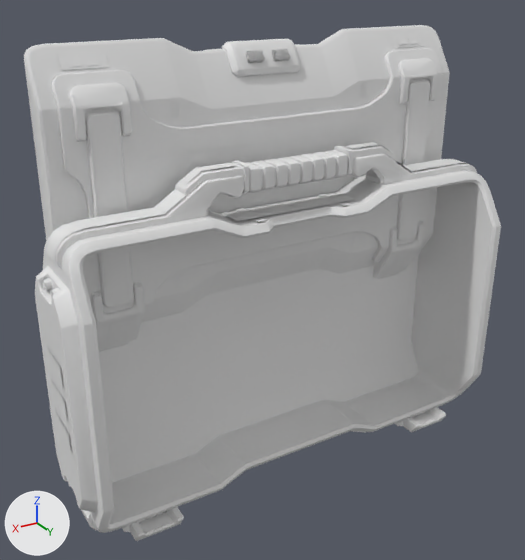
One commit to the Blender file src/addons/no_mans_sky_base_builder/models-high-res/assets/ABAND_CASE.blend: the scene before it, then after it.
Camera for both pictures: a camera (50 mm lens) standing at (0.692, 1.187, 0.65) and looking at (0.048, 0.113, 0.113). The lights are fixed; the arrows at lower left show +X, +Y and +Z. The first picture is the older version. Materials are left out; every surface is plain grey.

Script lines for the objects in view, before the commit:
```python
me_aband_case = bpy.data.meshes.new('ABAND_CASE')
me_aband_case.from_pydata(...)  # 9031 vertices, 3980 faces; spans x -0.455..0.455, y -0.006..0.247, z -0.291..0.544
me_aband_case.polygons.foreach_set('use_smooth', [True] * 3980)
me_aband_case.materials.append(mat_buttonanim_mat)
me_aband_case.materials.append(mat_decal_mat)
me_aband_case.materials.append(mat_warriorlights_mat6)
me_aband_case.materials.append(mat_crate)
me_aband_case.materials.append(mat_crate1)
me_aband_case.materials.append(mat_hqtrimmetal_mat8)
me_aband_case.materials.append(mat_decal1)
me_aband_case.materials.append(mat_pipe1_mat1)
me_aband_case.materials.append(mat_interiorfreightertrim_mat2)
ob_aband_case = bpy.data.objects.new('ABAND_CASE', me_aband_case)
ob_aband_case.location = (0.0, 0.0, 0.0)
```
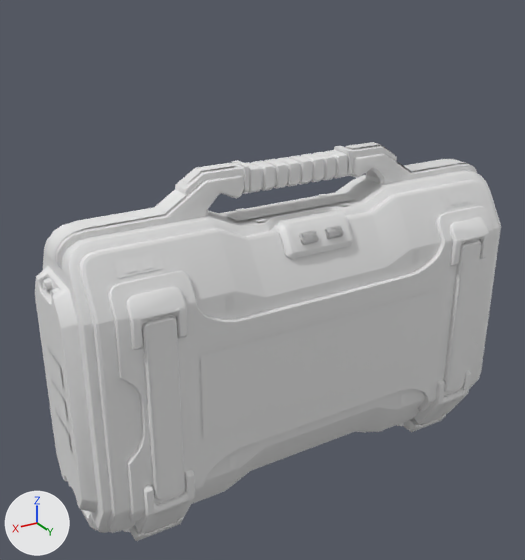
Boxes (x1, y1, x2, y2) around the edits, measured in the pictures (525 x 560 px; the box of a moved part takes in the faces that stretch with it):
'ABAND_CASE', reshaped (23% shorter): before (24, 25, 501, 541); after (35, 142, 501, 541)
part 1 of me_aband_case, moved or reshaped: before (278, 128, 390, 206); after (328, 289, 441, 397)
part 2 of me_aband_case, moved or reshaped: before (397, 238, 417, 246); after (444, 388, 463, 398)
part 3 of me_aband_case, moved or reshaped: before (408, 76, 434, 101); after (459, 236, 485, 259)
part 4 of me_aband_case, moved or reshaped: before (83, 105, 125, 140); after (140, 310, 181, 347)
part 5 of me_aband_case, moved or reshaped: before (429, 80, 432, 99); after (480, 240, 483, 257)
part 6 of me_aband_case, moved or reshaped: before (103, 304, 135, 315); after (155, 491, 186, 506)
part 7 of me_aband_case, moved or reshaped: before (133, 285, 136, 305); after (184, 473, 187, 493)
part 8 of me_aband_case, moved or reshaped: before (134, 282, 142, 288); after (186, 470, 194, 477)
part 9 of me_aband_case, moved or reshaped: before (120, 112, 123, 135); after (176, 316, 179, 337)
part 10 of me_aband_case, deleted: before (24, 25, 450, 351)
part 11 of me_aband_case, built on: before (39, 154, 383, 500); after (79, 180, 500, 534)

The change, as a list of edits to the scene's bpy script:
```text
Change me_aband_case:
    used by ob_aband_case; location = (0.0, 0.0, 0.0)
    remove me_aband_case.from_pydata(...)  # 9031 vertices, 3980 faces; spans x -0.455..0.455, y -0.006..0.247, z -0.291..0.544
    add me_aband_case.from_pydata(...)  # 8914 vertices, 3430 faces; spans x -0.455..0.455, y 0.003..0.276, z -0.291..0.35
    me_aband_case part 1: the loose piece of 4 vertices spanning x -0.257..0.0, y 0.091, z 0.205..0.363 is moved by (0.0, 0.178, -0.278)
    me_aband_case part 2: the loose piece of 12 vertices spanning x -0.351..-0.292, y 0.077..0.093, z 0.106..0.117 is moved by (0.0, 0.178, -0.278)
    me_aband_case part 3: the loose piece of 36 vertices spanning x -0.353..-0.29, y 0.077..0.098, z 0.399..0.455 is moved by (0.0, 0.178, -0.278)
    me_aband_case part 4: the loose piece of 36 vertices spanning x 0.29..0.353, y 0.077..0.098, z 0.399..0.455 is moved by (0.0, 0.178, -0.278)
    me_aband_case part 5: the loose piece of 6 vertices spanning x -0.351, y 0.077..0.096, z 0.402..0.449 is moved by (0.0, 0.178, -0.278)
    me_aband_case part 6: the loose piece of 12 vertices spanning x 0.292..0.351, y 0.077..0.093, z 0.106..0.117 is moved by (0.0, 0.178, -0.278)
    me_aband_case part 7: the loose piece of 6 vertices spanning x 0.292, y 0.077..0.096, z 0.108..0.155 is moved by (0.0, 0.178, -0.278)
    me_aband_case part 8: the loose piece of 6 vertices spanning x 0.28..0.29, y 0.077..0.098, z 0.146..0.157 is moved by (0.0, 0.178, -0.278)
    me_aband_case part 9: the loose piece of 6 vertices spanning x 0.292, y 0.077..0.096, z 0.402..0.449 is moved by (0.0, 0.178, -0.278)
    me_aband_case part 10: 89 loose pieces with 1842 vertices, spanning x -0.415..0.415, y -0.006..0.098, z 0.01..0.544, are deleted
    me_aband_case part 11: 64 vertices removed from x -0.452..0.452, y 0.055..0.214, z -0.203..0.334; 1805 vertices added at x -0.415..0.415, y 0.172..0.276, z -0.269..0.266
    other edits to the shape of me_aband_case do not show in these pictures
```
